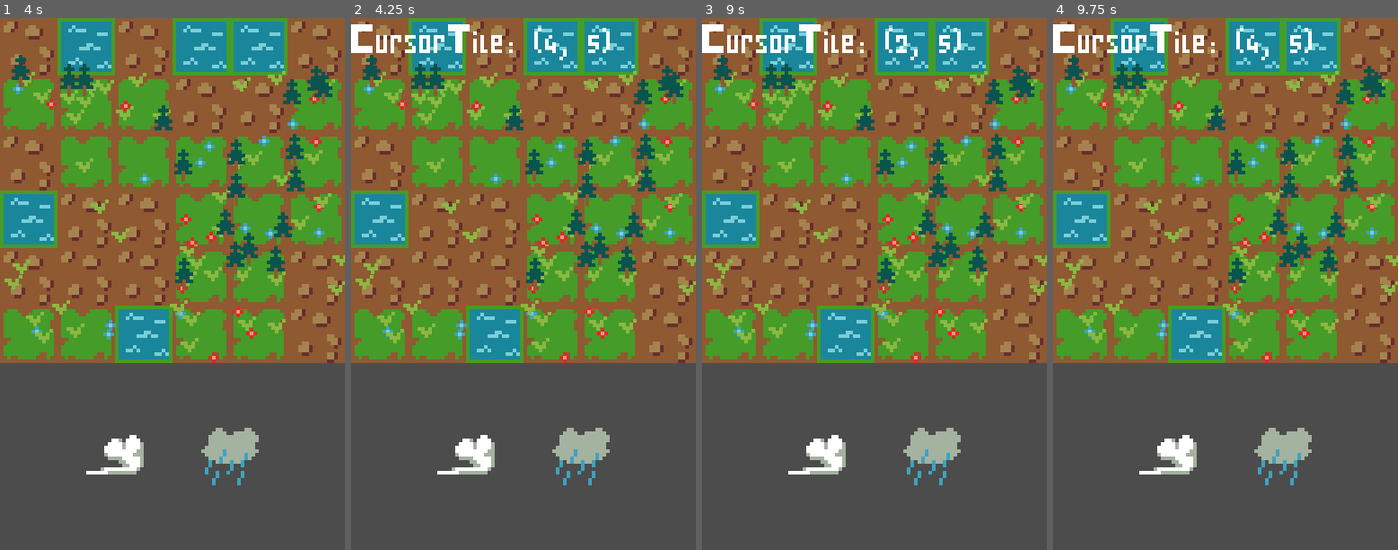
Above: before the commit, frames 1-4 (left to right).
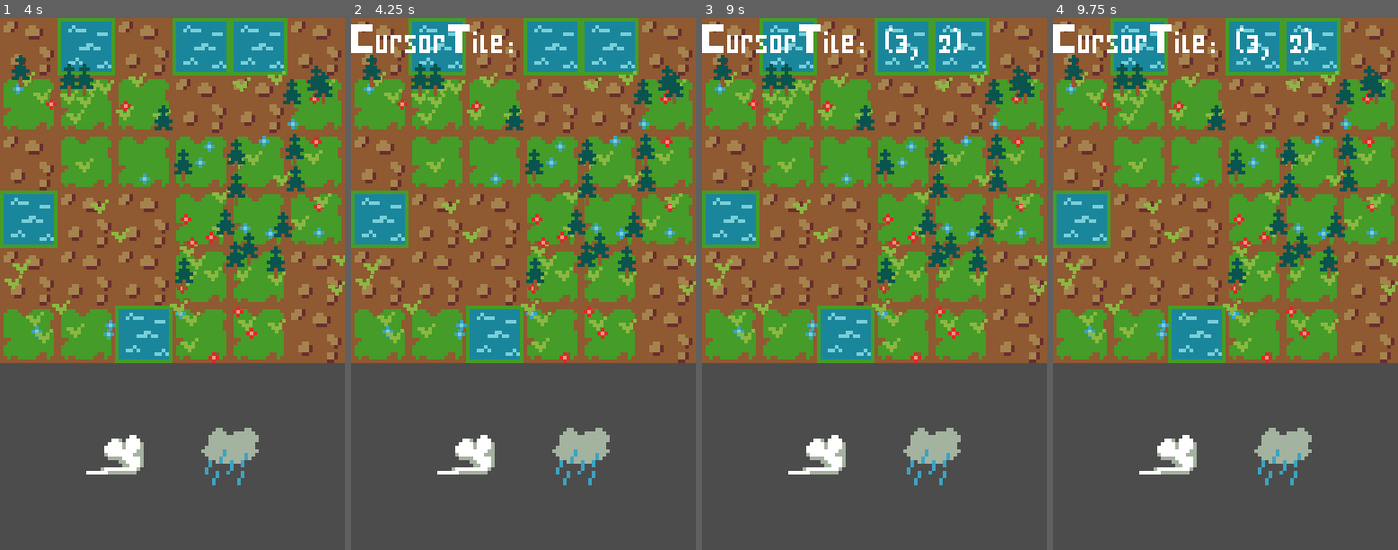
Above: after the commit, the same moments.

Repository: MrBSmith/Haven
Game: Godot game, scene res://Scenes/Garden/Garden.tscn
Two runs of this game, one before a commit and one after it. Both use one fixed random seed, a clock stepped at 60 frames per second and the inputs below.
Inputs (mouse positions are in pixels of both pictures, inside the frame that each line leads up to):
- Up to frame 1 (4 s): tap Enter at 0.5, 2, 3.5 s; move the mouse to (113, 454) at 0.52 s; click (113, 454) at 0.6 s; tap Space at 1.25, 2.75 s; move the mouse to (231, 454) at 1.27 s; click (231, 454) at 1.35 s; move the mouse to (207, 166) at 2.02 s; click (207, 166) at 2.1 s; move the mouse to (155, 390) at 2.77 s; click (155, 390) at 2.85 s; move the mouse to (276, 363) at 3.52 s; click (276, 363) at 3.6 s
- Up to frame 2 (4.25 s): tap F5 (toggle_debug) at 4.15 s
- Up to frame 3 (9 s): move the mouse to (771, 204) at 4.27 s; click (771, 204) at 4.35 s; tap Space at 5 s; move the mouse to (891, 284) at 5.02 s; click (891, 284) at 5.1 s; move the mouse to (822, 151) at 5.77 s; click (822, 151) at 5.85 s; move the mouse to (950, 257) at 6.52 s; click (950, 257) at 6.6 s; move the mouse to (805, 310) at 7.27 s; click (805, 310) at 7.35 s; move the mouse to (909, 166) at 8.02 s; click (909, 166) at 8.1 s; move the mouse to (857, 390) at 8.77 s; click (857, 390) at 8.85 s
- Up to frame 4 (9.75 s): move the mouse to (1329, 363) at 9.52 s; click (1329, 363) at 9.6 s

Frame 1 is identical in both runs. In frame 2, 0.2% of the frame differs, in the area x 53-75%, y 1-8%; in frame 3, less than 0.1%; in frame 4, 0.1%.

Commit message:
Correct plant not dying bug

Diff:
--- a/AbstractClasses/Tile.gd
+++ b/AbstractClasses/Tile.gd
@@ -248,7 +248,8 @@
 # Kill every plant that can't grow on the new type
 func _on_type_changed(type_name: String):
 	for plant in get_all_plants():
-		if not type_name in plant.favorable_tile_types:
+		var fav_type = plant.favorable_tile_types
+		if not type_name in fav_type:
 			plant.die()
 
 
--- a/Scenes/DebugPanel/DebugPanel.gd
+++ b/Scenes/DebugPanel/DebugPanel.gd
@@ -24,7 +24,11 @@
 
 func update_cursor_tile_label():
 	var mouse_pos = grid_node.get_global_mouse_position()
-	var current_tile = grid_node.find_closest_tile(mouse_pos)
+	var current_tile = grid_node.get_tile_at_world_pos(mouse_pos)
+
+	if current_tile == null:
+		return
+
 	var current_tile_pos = current_tile.get_grid_position()
 	$VBoxContainer/CursorTile.set_text("CursorTile: " + String(current_tile_pos))
 
--- a/Scenes/Garden/Grid.gd
+++ b/Scenes/Garden/Grid.gd
@@ -114,13 +114,13 @@
 
 # Generate a moving seed at the given position, with the given velocity and tree_type
 func generate_moving_seed(init_pos: Vector2, init_velocity: Vector2, tree_type: PackedScene):
-	var new_plant = moving_seed_scene.instance()
-	new_plant.set_position(init_pos)
-	new_plant.set_velocity(init_velocity)
-	new_plant.set_tree_type(tree_type)
+	var new_seed = moving_seed_scene.instance()
+	new_seed.set_position(init_pos)
+	new_seed.set_velocity(init_velocity)
+	new_seed.set_tree_type(tree_type)
 
-	new_plant.connect("seed_planted", self, "on_seed_planted")
-	$SeedsContainer.add_child(new_plant)
+	new_seed.connect("seed_planted", self, "on_seed_planted")
+	$SeedsContainer.add_child(new_seed)
 
 
 # Return the closest tile from the given world position
@@ -150,20 +150,21 @@
 
 func on_seed_planted(pos: Vector2, tree_type: PackedScene):
 	var tile = get_tile_at_world_pos(pos)
-	var new_plant : Plant = tree_type.instance()
 
 	if tile == null:
 		return
 
+	var new_plant : Plant = tree_type.instance()
 	var tile_type : String = tile.get_type()
 
-	if tile_type != "Soil" and tile_type != "Grass":
+	if (tile_type != "Soil" and tile_type != "Grass") or !tile.is_growable():
+		new_plant.queue_free()
 		return
 
-	if !tile.is_growable():
-		return
+	var category = new_plant.get_category()
+	var plant_group = tile.get_plant_correct_group(category)
 
-	tile.add_child(new_plant)
+	plant_group.add_child(new_plant)
 	new_plant.current_tile_weakref = weakref(tile)
 	new_plant.grid_node = self
 	new_plant.set_global_position(pos)
